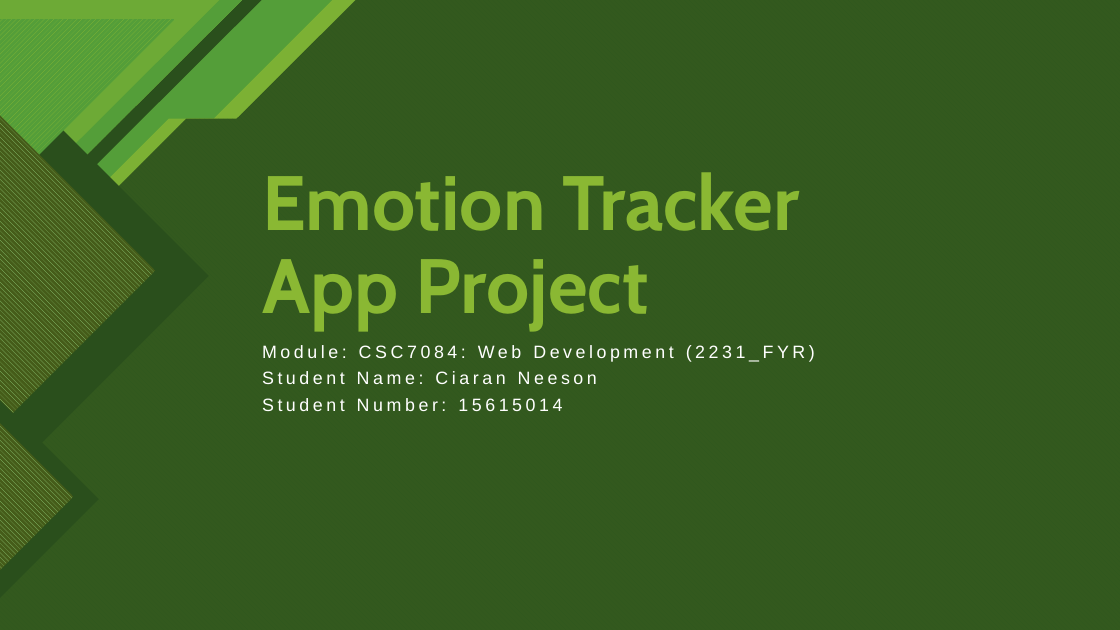
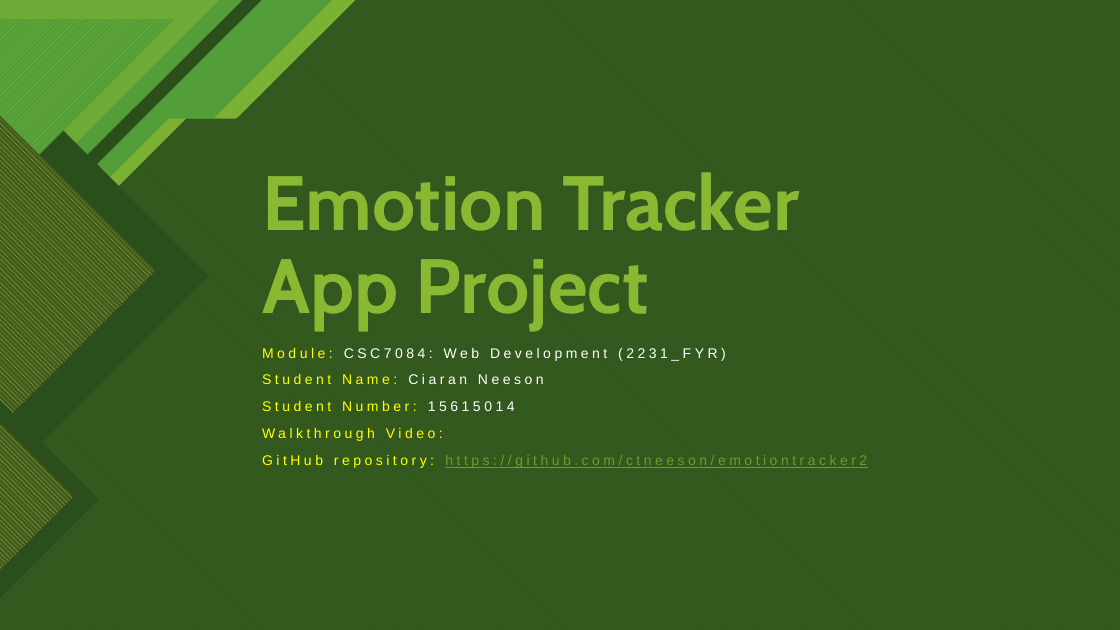
Before and after one commit to ctneeson/emotiontracker2, a slide deck: slide 1 of Emotion Tracker App Project.pptx. Drawn at 1120x630 pixels with LibreOffice and Linux fonts; fonts in the diff are those of the drawing. Boxes give left, top, right and bottom in pixels: in the first picture for what was removed or moved away, otherwise in the second. Text is boxed around its words. In the diff, an @@ line names an element or a change of style, - is before the commit and + after.

```diff
--- a/Emotion Tracker App Project.pptx
+++ b/Emotion Tracker App Project.pptx
@@ subtitle at [262,348,726,411]: size 15.3 to 12 pt in "Module: CSC7084: Web Development (2231_FYR)", "Student Name: Ciaran Neeson", "Student Number: 15615014"; text colour #FFFFFF to #FFFF00 in "Module:", "Student Name:", "Student Number:"; line spacing 0.7 to 0.9 @@
@@ subtitle at [262,428,867,468]: paragraphs added @@
+Walkthrough Video:
+GitHub repository: https://github.com/ctneeson/emotiontracker2
```
Also in this commit, not shown: 2 other slides changed, 7 slides added, 14 slides removed.
